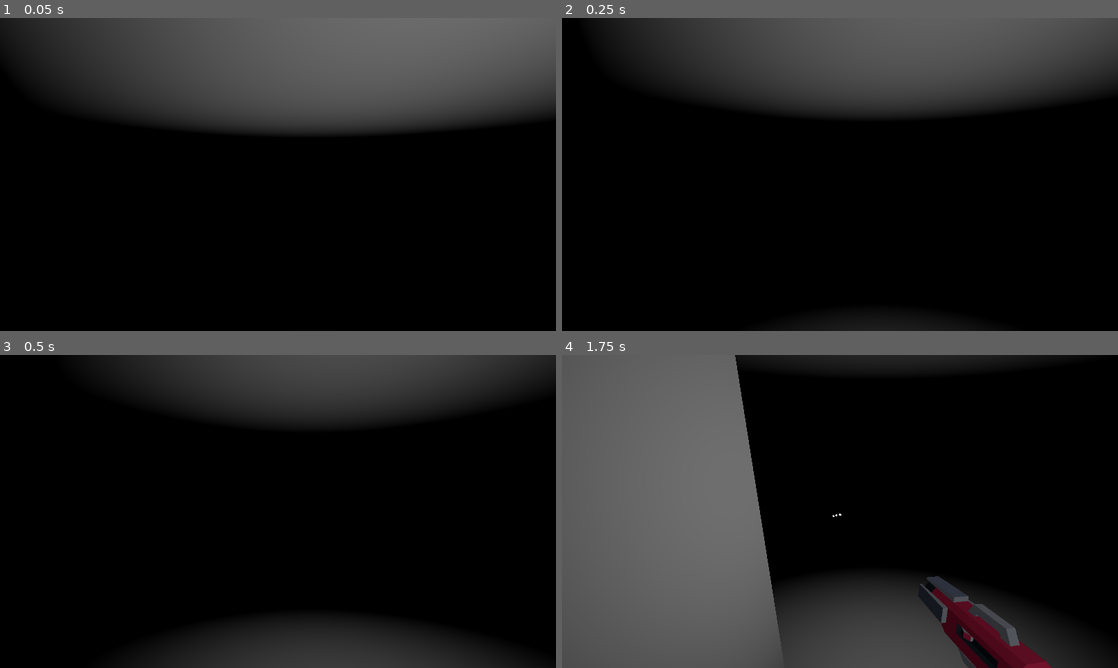
Above: before the commit, frames 1-4 (two rows, left to right).
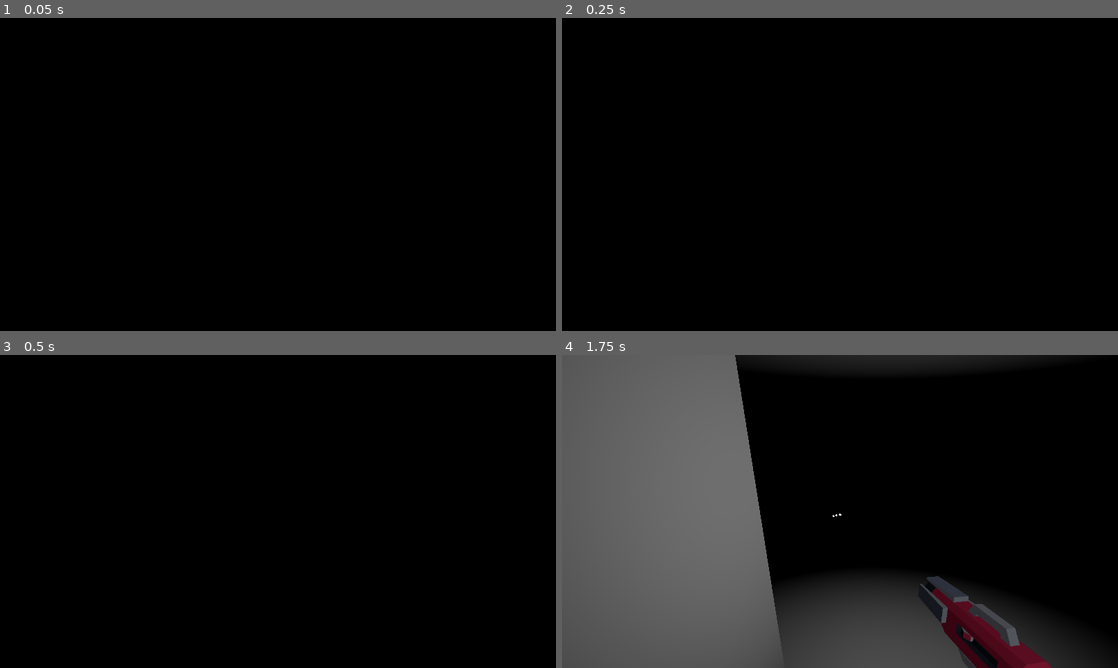
Above: after the commit, the same moments.

Repository: i-ideamama/DungeonEscape
Game: Godot game, scene res://Misc/Testing/3D_DungeonGen.tscn
Same seed, same stepped clock (60 frames per second), same inputs: the game is played once before the commit and once after it.
Inputs (mouse positions are in pixels of both pictures, inside the frame that each line leads up to):
- Up to frame 1 (0.05 s): no input
- Up to frame 2 (0.25 s): no input
- Up to frame 3 (0.5 s): no input
- Up to frame 4 (1.75 s): tap Enter (ui_accept) at 0.5, 0.77, 1.52 s; move the mouse to (962, 495) at 0.52 s; hold D (move_right) 0.53-1.28 s; hold Q (scan) 0.53-1.28 s; click (962, 495) at 0.67 s; move the mouse to (812, 511) at 1.27 s; hold S (move_back) from 1.28 s (still down); tap E (change_blaster) at 1.35 s; tap Q (scan) at 1.55 s

The runs differ from the first frame. In frame 1, 32% of the frame differs, in the area x 0-100%, y 0-38%; in frame 2, 24%; in frame 3, 20%; in frame 4, nothing differs.

Commit message:
feat: enemy chase mechanic added

Diff:
--- a/Misc/Testing/3D_DungeonGen.gd
+++ b/Misc/Testing/3D_DungeonGen.gd
@@ -47,7 +47,7 @@
 
 	enemy = enemy_scene.instantiate()
 	get_parent().add_child.call_deferred(enemy)
-	enemy.position = Vector3(room_pos_list[1].x ,-0.8,room_pos_list[1].z)
+	enemy.position = Vector3(room_pos_list[1].x ,-0.5,room_pos_list[1].z)
 
 func do_the_gen():
 	get_room_positions()
--- a/Misc/Testing/3D_DungeonGen.tscn
+++ b/Misc/Testing/3D_DungeonGen.tscn
@@ -10,7 +10,6 @@
 
 [node name="AudioStreamPlayer" type="AudioStreamPlayer" parent="."]
 stream = ExtResource("1_cmig3")
-autoplay = true
 
 [node name="DirectionalLight3D" type="DirectionalLight3D" parent="."]
 transform = Transform3D(-0.866023, -0.433016, 0.250001, 0, 0.499998, 0.866027, -0.500003, 0.749999, -0.43301, 0, 0, 0)
--- a/Misc/Testing/Player.gd
+++ b/Misc/Testing/Player.gd
@@ -106,10 +106,12 @@
 				if ((col is CSGCombiner3D) or (col is StaticBody3D)):
 					instance_dot(last_dot_id, ray.get_collision_point(), ray.get_collision_normal())
 					last_dot_id+=1
-					print(last_dot_id)
 				if (col is StaticBody3D):
 					if(col.get_parent().get_parent().name=="Trap"):
 						col.get_parent().get_parent().make_visible()
+				if (col is CharacterBody3D):
+					if(col.name=="Enemy"):
+						col.make_visible()
 		else:
 			if(delete_timers[-1]==null):
 				get_parent().remove_child(mmi1)
--- a/Scenes/enemy.tscn
+++ b/Scenes/enemy.tscn
@@ -4,6 +4,9 @@
 
 [sub_resource type="StandardMaterial3D" id="StandardMaterial3D_0u4v2"]
 albedo_color = Color(1, 0, 0, 1)
+emission_enabled = true
+emission = Color(1, 0, 0, 1)
+emission_energy_multiplier = 0.7
 
 [sub_resource type="CapsuleMesh" id="CapsuleMesh_xfhl3"]
 material = SubResource("StandardMaterial3D_0u4v2")
@@ -22,7 +25,7 @@
 [node name="MeshInstance3D" type="MeshInstance3D" parent="."]
 mesh = SubResource("CapsuleMesh_xfhl3")
 
-[node name="CollisionShape3D" type="CollisionShape3D" parent="."]
+[node name="Enemy" type="CollisionShape3D" parent="."]
 shape = SubResource("CapsuleShape3D_vwgi6")
 
 [node name="Area3D" type="Area3D" parent="."]
@@ -31,4 +34,9 @@
 transform = Transform3D(2, 0, 0, 0, 2, 0, 0, 0, 2, 0, 0, 0)
 shape = SubResource("BoxShape3D_l1gi2")
 
+[node name="ChasePlayer" type="Timer" parent="."]
+wait_time = 5.0
+
 [connection signal="body_entered" from="Area3D" to="." method="_on_area_3d_body_entered"]
+[connection signal="body_exited" from="Area3D" to="." method="_on_area_3d_body_exited"]
+[connection signal="timeout" from="ChasePlayer" to="." method="_on_timer_timeout"]
--- a/Scripts/Enemy.gd
+++ b/Scripts/Enemy.gd
@@ -16,6 +16,7 @@
 var player_pos
 
 func _ready():
+	self.visible = false
 	create_random_timer()
 
 func create_random_timer() -> void:
@@ -31,8 +32,6 @@
 func _physics_process(delta) -> void:
 
 	if ray.is_colliding():
-		if(ray.get_collider().name == "Player"):
-			chasing_player = true
 
 		if(ray.get_collider() is CSGCombiner3D):
 			# handle changing direction and stuff
@@ -60,8 +59,17 @@
 
 func _on_area_3d_body_entered(body):
 	if(body.name == "Player"):
+		if !$ChasePlayer.is_stopped():
+			$ChasePlayer.stop()
 		player_pos = body.global_position
 		ray.target_position = player_pos
-		#if(ray.is_colliding()):
-		#	if(ray.get_collider().name == "Player"):
-		#chasing_player = true
+		chasing_player = true
+
+func _on_area_3d_body_exited(body):
+	$ChasePlayer.start()
+
+func _on_timer_timeout():
+	chasing_player = false
+
+func make_visible():
+	self.visible = true
